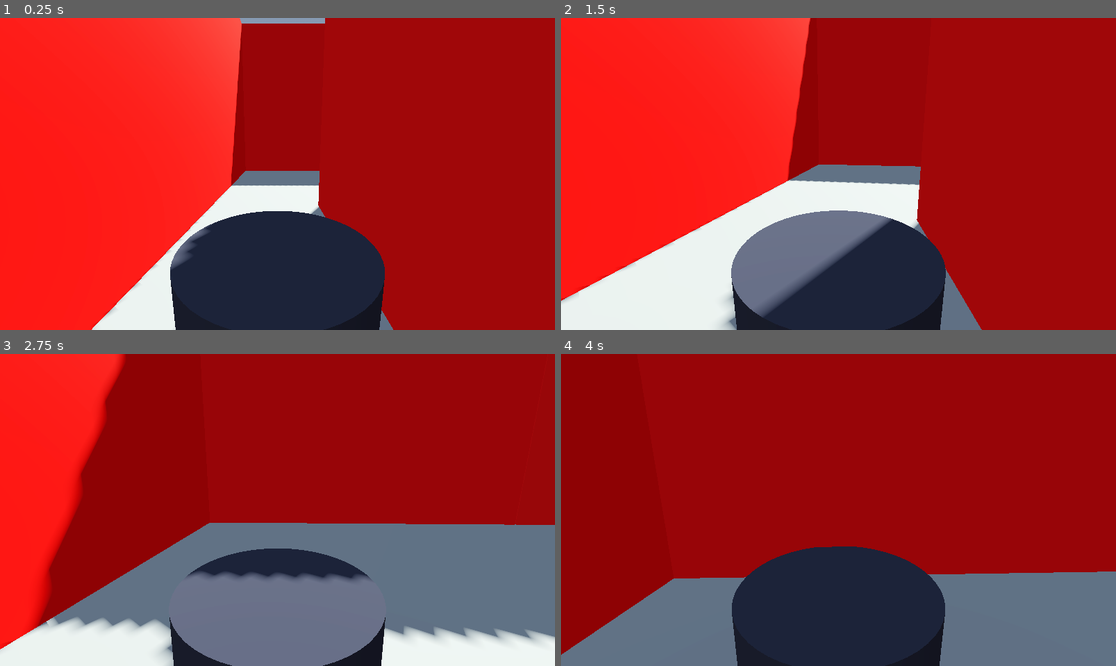
Above: before the commit, frames 1-4 (two rows, left to right).
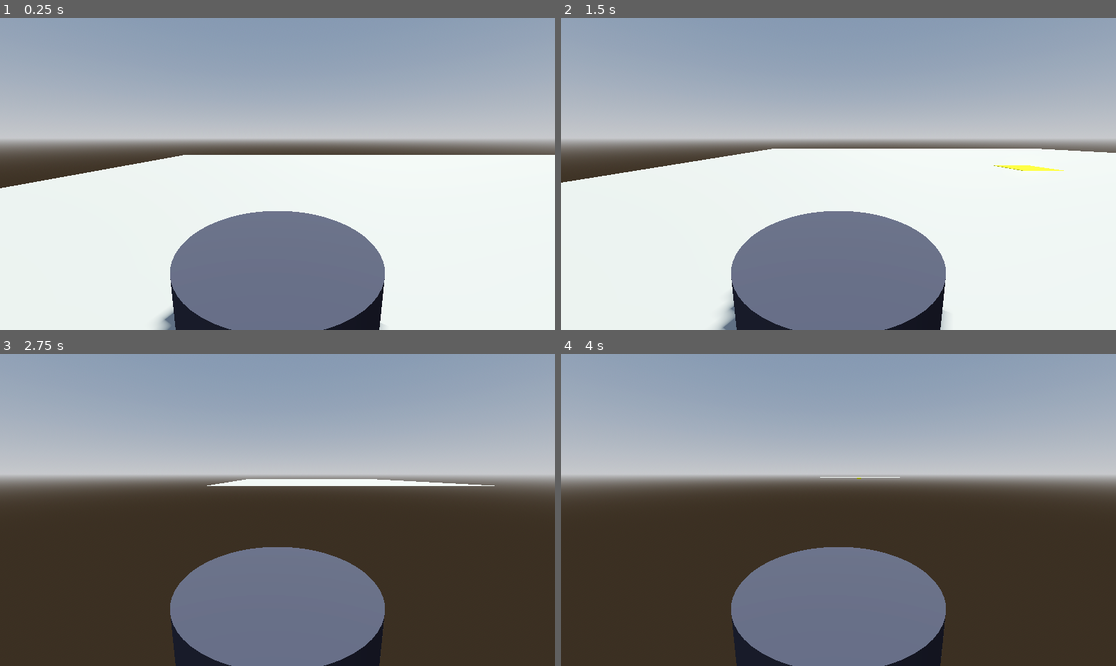
Above: after the commit, the same moments.

Repository: omaherne/turtlebot
Game: Godot game, scene res://levels/level_1.tscn
Same seed, same stepped clock (60 frames per second), same inputs: the game is played once before the commit and once after it. Before the commit the project starts from res://maze_game.tscn.
Inputs (mouse positions are in pixels of both pictures, inside the frame that each line leads up to):
- Up to frame 1 (0.25 s): no input
- Up to frame 2 (1.5 s): move the mouse to (866, 174) at 0.52 s; hold W (move_forward) from 0.53 s (still down); move the mouse to (810, 174) at 1.27 s
- Up to frame 3 (2.75 s): keep holding W (move_forward); move the mouse to (288, 503) at 2.02 s
- Up to frame 4 (4 s): keep holding W (move_forward); move the mouse to (832, 516) at 2.77 s; move the mouse to (877, 513) at 3.52 s

The runs differ from the first frame. In frame 1, 95% of the frame differs, in the area x 0-100%, y 0-100%; in frame 2, 84%; in frame 3, 89%; in frame 4, 99%.

Commit message:
Updates to game
Changed floors and walls to scenes. made improvements on win_pad. changed turtlebot movement but need to work on that

Diff:
--- a/turtlebot-simulation/icon.svg
+++ /dev/null
@@ -1 +0,0 @@
-<svg xmlns="http://www.w3.org/2000/svg" width="128" height="128"><rect width="124" height="124" x="2" y="2" fill="#363d52" stroke="#212532" stroke-width="4" rx="14"/><g fill="#fff" transform="translate(12.322 12.322)scale(.101)"><path d="M105 673v33q407 354 814 0v-33z"/><path fill="#478cbf" d="m105 673 152 14q12 1 15 14l4 67 132 10 8-61q2-11 15-15h162q13 4 15 15l8 61 132-10 4-67q3-13 15-14l152-14V427q30-39 56-81-35-59-83-108-43 20-82 47-40-37-88-64 7-51 8-102-59-28-123-42-26 43-46 89-49-7-98 0-20-46-46-89-64 14-123 42 1 51 8 102-48 27-88 64-39-27-82-47-48 49-83 108 26 42 56 81zm0 33v39c0 276 813 276 814 0v-39l-134 12-5 69q-2 10-14 13l-162 11q-12 0-16-11l-10-65H446l-10 65q-4 11-16 11l-162-11q-12-3-14-13l-5-69z"/><path d="M483 600c0 34 58 34 58 0v-86c0-34-58-34-58 0z"/><circle cx="725" cy="526" r="90"/><circle cx="299" cy="526" r="90"/></g><g fill="#414042" transform="translate(12.322 12.322)scale(.101)"><circle cx="307" cy="532" r="60"/><circle cx="717" cy="532" r="60"/></g></svg>
--- a/turtlebot-simulation/level_1.gdshader
+++ /dev/null
@@ -1,14 +0,0 @@
-shader_type spatial;
-
-void vertex() {
-	// Called for every vertex the material is visible on.
-}
-
-void fragment() {
-	// Called for every pixel the material is visible on.
-}
-
-//void light() {
-	// Called for every pixel for every light affecting the material.
-	// Uncomment to replace the default light processing function with this one.
-//}
--- a/turtlebot-simulation/level_1.tscn
+++ /dev/null
@@ -1,184 +0,0 @@
-[gd_scene load_steps=15 format=3 uid="uid://1xsjpa238mvr"]
-
-[ext_resource type="PackedScene" uid="uid://76swpw6vkqmf" path="res://turtle_bot.tscn" id="1_1s60s"]
-
-[sub_resource type="ProceduralSkyMaterial" id="ProceduralSkyMaterial_5hosa"]
-sky_horizon_color = Color(0.64625, 0.65575, 0.67075, 1)
-ground_horizon_color = Color(0.64625, 0.65575, 0.67075, 1)
-
-[sub_resource type="Sky" id="Sky_xrkwd"]
-sky_material = SubResource("ProceduralSkyMaterial_5hosa")
-
-[sub_resource type="Environment" id="Environment_cstau"]
-background_mode = 2
-sky = SubResource("Sky_xrkwd")
-tonemap_mode = 2
-glow_enabled = true
-
-[sub_resource type="BoxMesh" id="BoxMesh_ot1xg"]
-size = Vector3(10, 0.5, 10)
-
-[sub_resource type="BoxShape3D" id="BoxShape3D_eh1ty"]
-size = Vector3(10, 0.5, 10)
-
-[sub_resource type="StandardMaterial3D" id="StandardMaterial3D_hrrb3"]
-albedo_color = Color(1, 0, 0, 1)
-
-[sub_resource type="BoxMesh" id="BoxMesh_q7qnj"]
-material = SubResource("StandardMaterial3D_hrrb3")
-size = Vector3(1, 5, 5)
-
-[sub_resource type="BoxShape3D" id="BoxShape3D_wcnk1"]
-size = Vector3(1, 5, 5)
-
-[sub_resource type="StandardMaterial3D" id="StandardMaterial3D_kqyjw"]
-albedo_color = Color(1, 0.03, 0.03, 1)
-
-[sub_resource type="BoxMesh" id="BoxMesh_3msi8"]
-material = SubResource("StandardMaterial3D_kqyjw")
-size = Vector3(1, 5, 4)
-
-[sub_resource type="BoxShape3D" id="BoxShape3D_kbdu0"]
-size = Vector3(1, 5, 4)
-
-[sub_resource type="StandardMaterial3D" id="StandardMaterial3D_vhfph"]
-albedo_color = Color(1, 1, 0, 1)
-
-[sub_resource type="BoxMesh" id="BoxMesh_uugtv"]
-material = SubResource("StandardMaterial3D_vhfph")
-size = Vector3(2.5, 0.5, 1)
-
-[node name="Level 1" type="Node3D"]
-
-[node name="WorldEnvironment" type="WorldEnvironment" parent="."]
-environment = SubResource("Environment_cstau")
-
-[node name="DirectionalLight3D" type="DirectionalLight3D" parent="."]
-transform = Transform3D(-0.866024, -0.433016, 0.250001, 0, 0.499998, 0.866026, -0.500003, 0.749999, -0.43301, 0, 10, 0)
-light_color = Color(1, 1, 0.870588, 1)
-shadow_enabled = true
-
-[node name="TurtleBot" parent="." instance=ExtResource("1_1s60s")]
-transform = Transform3D(1, 0, 0, 0, 1, 0, 0, 0, 1, 18.2051, 1, 2.11047)
-linear_damp = 5.0
-
-[node name="Floor" type="StaticBody3D" parent="."]
-transform = Transform3D(1, 0, 0, 0, 1, 0, 0, 0, 1, 21, 0, 0)
-
-[node name="MeshInstance3D" type="MeshInstance3D" parent="Floor"]
-transform = Transform3D(1, 0, 0, 0, 1, 0, 0, 0, 1, 0, 0, -0.483867)
-mesh = SubResource("BoxMesh_ot1xg")
-
-[node name="CollisionShape3D" type="CollisionShape3D" parent="Floor"]
-transform = Transform3D(1, 0, 0, 0, 1, 0, 0, 0, 1, 0, 0, -0.483867)
-shape = SubResource("BoxShape3D_eh1ty")
-
-[node name="Wall" type="StaticBody3D" parent="."]
-transform = Transform3D(1, 0, 0, 0, 1, 0, 0, 0, 1, 19.456, 2.75, 2.5)
-
-[node name="MeshInstance3D" type="MeshInstance3D" parent="Wall"]
-transform = Transform3D(1, 0, 0, 0, 1, 0, 0, 0, 1, 0, 0, -0.483867)
-mesh = SubResource("BoxMesh_q7qnj")
-
-[node name="CollisionShape3D" type="CollisionShape3D" parent="Wall"]
-transform = Transform3D(1, 0, 0, 0, 1, 0, 0, 0, 1, 0, 0, -0.483867)
-shape = SubResource("BoxShape3D_wcnk1")
-
-[node name="Wall2" type="StaticBody3D" parent="."]
-transform = Transform3D(1, 0, 0, 0, 1, 0, 0, 0, 1, 16.5, 2.75, 2.5)
-
-[node name="MeshInstance3D" type="MeshInstance3D" parent="Wall2"]
-transform = Transform3D(1, 0, 0, 0, 1, 0, 0, 0, 1, 0, 0, -0.483867)
-mesh = SubResource("BoxMesh_q7qnj")
-
-[node name="CollisionShape3D" type="CollisionShape3D" parent="Wall2"]
-transform = Transform3D(1, 0, 0, 0, 1, 0, 0, 0, 1, 0, 0, -0.483867)
-shape = SubResource("BoxShape3D_wcnk1")
-
-[node name="Wall4" type="StaticBody3D" parent="."]
-transform = Transform3D(1, 0, 0, 0, 1, 0, 0, 0, 1, 16.5, 2.75, -2.5)
-
-[node name="MeshInstance3D" type="MeshInstance3D" parent="Wall4"]
-transform = Transform3D(1, 0, 0, 0, 1, 0, 0, 0, 1, 0, 0, -0.483867)
-mesh = SubResource("BoxMesh_q7qnj")
-
-[node name="CollisionShape3D" type="CollisionShape3D" parent="Wall4"]
-transform = Transform3D(1, 0, 0, 0, 1, 0, 0, 0, 1, 0, 0, -0.483867)
-shape = SubResource("BoxShape3D_wcnk1")
-
-[node name="Wall5" type="StaticBody3D" parent="."]
-transform = Transform3D(-4.37114e-08, 0, 1, 0, 1, 0, -1, 0, -4.37114e-08, 19.9501, 2.75, -5)
-
-[node name="MeshInstance3D" type="MeshInstance3D" parent="Wall5"]
-transform = Transform3D(1, 0, 0, 0, 1, 0, 0, 0, 1, 0, 0, -0.483867)
-mesh = SubResource("BoxMesh_q7qnj")
-
-[node name="CollisionShape3D" type="CollisionShape3D" parent="Wall5"]
-transform = Transform3D(1, 0, 0, 0, 1, 0, 0, 0, 1, 0, 0, -0.483867)
-shape = SubResource("BoxShape3D_wcnk1")
-
-[node name="Wall6" type="StaticBody3D" parent="."]
-transform = Transform3D(1, 0, 0, 0, 1, 0, 0, 0, 1, 25.5, 2.75, 2.5)
-
-[node name="MeshInstance3D" type="MeshInstance3D" parent="Wall6"]
-transform = Transform3D(1, 0, 0, 0, 1, 0, 0, 0, 1, 0, 0, -0.483867)
-mesh = SubResource("BoxMesh_q7qnj")
-
-[node name="CollisionShape3D" type="CollisionShape3D" parent="Wall6"]
-transform = Transform3D(1, 0, 0, 0, 1, 0, 0, 0, 1, 0, 0, -0.483867)
-shape = SubResource("BoxShape3D_wcnk1")
-
-[node name="Wall3" type="StaticBody3D" parent="."]
-transform = Transform3D(-4.37114e-08, 0, 1, 0, 1, 0, -1, 0, -4.37114e-08, 20.9737, -0.0224161, 0.00584221)
-
-[node name="MeshInstance3D" type="MeshInstance3D" parent="Wall3"]
-transform = Transform3D(1, 0, 0, 0, 1, 0, 0, 0, 1, 0, 2.75, 0)
-mesh = SubResource("BoxMesh_3msi8")
-
-[node name="CollisionShape3D" type="CollisionShape3D" parent="Wall3"]
-transform = Transform3D(1, 0, 0, 0, 1, 0, 0, 0, 1, 0, 2.75, 0)
-shape = SubResource("BoxShape3D_kbdu0")
-
-[node name="Wall7" type="StaticBody3D" parent="."]
-transform = Transform3D(-4.37114e-08, 0, 1, 0, 1, 0, -1, 0, -4.37114e-08, 24.0339, -0.0224161, 3.9896)
-
-[node name="MeshInstance3D" type="MeshInstance3D" parent="Wall7"]
-transform = Transform3D(1, 0, 0, 0, 1, 0, 0, 0, 1, 0, 2.75, -0.0315552)
-mesh = SubResource("BoxMesh_3msi8")
-
-[node name="CollisionShape3D" type="CollisionShape3D" parent="Wall7"]
-transform = Transform3D(1, 0, 0, 0, 1, 0, 0, 0, 1, 0, 2.75, 0)
-shape = SubResource("BoxShape3D_kbdu0")
-
-[node name="Wall8" type="StaticBody3D" parent="."]
-transform = Transform3D(1, 0, 0, 0, 1, 0, 0, 0, 1, 25.4308, -0.0224161, -2.16359)
-
-[node name="MeshInstance3D" type="MeshInstance3D" parent="Wall8"]
-transform = Transform3D(1, 0, 0, 0, 1, 0, 0, 0, 1, 0.0679398, 2.75, -0.306025)
-mesh = SubResource("BoxMesh_3msi8")
-
-[node name="CollisionShape3D" type="CollisionShape3D" parent="Wall8"]
-transform = Transform3D(1, 0, 0, 0, 1, 0, 0, 0, 1, 0.0269909, 2.75, -0.276571)
-shape = SubResource("BoxShape3D_kbdu0")
-
-[node name="Wall9" type="StaticBody3D" parent="."]
-transform = Transform3D(-4.37114e-08, 0, 1, 0, 1, 0, -1, 0, -4.37114e-08, 18.0096, -0.0224161, 3.87778)
-
-[node name="MeshInstance3D" type="MeshInstance3D" parent="Wall9"]
-transform = Transform3D(1, 0, 0, 0, 1, 0, 0, 0, 1, -0.0957932, 2.75, -0.0739765)
-mesh = SubResource("BoxMesh_3msi8")
-
-[node name="CollisionShape3D" type="CollisionShape3D" parent="Wall9"]
-transform = Transform3D(1, 0, 0, 0, 1, 0, 0, 0, 1, -0.0356722, 2.75, 0)
-shape = SubResource("BoxShape3D_kbdu0")
-
-[node name="MeshInstance3D" type="MeshInstance3D" parent="."]
-transform = Transform3D(-4.37114e-08, 0, 1, 0, 1, 0, -1, 0, -4.37114e-08, 23.9814, 2.75, -5.0057)
-mesh = SubResource("BoxMesh_3msi8")
-
-[node name="WinPad2" type="StaticBody3D" parent="."]
-transform = Transform3D(1, 0, 0, 0, 1, 0, 0, 0, 1, 22.5284, 0, 11.5547)
-
-[node name="MeshInstance3D" type="MeshInstance3D" parent="WinPad2"]
-transform = Transform3D(1, 0, 0, 0, 1, 0, 0, 0, 1, -1.567, 0.006, -7.50782)
-mesh = SubResource("BoxMesh_uugtv")
--- /dev/null
+++ b/turtlebot-simulation/levels/level_1.tscn
@@ -0,0 +1,36 @@
+[gd_scene load_steps=7 format=3 uid="uid://1xsjpa238mvr"]
+
+[ext_resource type="PackedScene" uid="uid://76swpw6vkqmf" path="res://turtle_bot/turtle_bot.tscn" id="1_ccamk"]
+[ext_resource type="PackedScene" uid="uid://bhpoulaa02qtu" path="res://objects/floor.tscn" id="2_xauym"]
+[ext_resource type="PackedScene" uid="uid://dfif4y1agnvdr" path="res://objects/win_pad.tscn" id="3_4dceo"]
+
+[sub_resource type="ProceduralSkyMaterial" id="ProceduralSkyMaterial_5hosa"]
+sky_horizon_color = Color(0.64625, 0.65575, 0.67075, 1)
+ground_horizon_color = Color(0.64625, 0.65575, 0.67075, 1)
+
+[sub_resource type="Sky" id="Sky_xrkwd"]
+sky_material = SubResource("ProceduralSkyMaterial_5hosa")
+
+[sub_resource type="Environment" id="Environment_cstau"]
+background_mode = 2
+sky = SubResource("Sky_xrkwd")
+tonemap_mode = 2
+glow_enabled = true
+
+[node name="Level 1" type="Node3D"]
+
+[node name="WorldEnvironment" type="WorldEnvironment" parent="."]
+environment = SubResource("Environment_cstau")
+
+[node name="DirectionalLight3D" type="DirectionalLight3D" parent="."]
+transform = Transform3D(-0.866024, -0.433016, 0.250001, 0, 0.499998, 0.866026, -0.500003, 0.749999, -0.43301, 0, 10, 0)
+light_color = Color(1, 1, 0.870588, 1)
+shadow_enabled = true
+
+[node name="TurtleBot" parent="." instance=ExtResource("1_ccamk")]
+transform = Transform3D(1, 0, 0, 0, 1, 0, 0, 0, 1, -5, 0.5, 0)
+
+[node name="Floor" parent="." instance=ExtResource("2_xauym")]
+transform = Transform3D(2, 0, 0, 0, 1, 0, 0, 0, 2, 0, 0, 0)
+
+[node name="WinPad" parent="." instance=ExtResource("3_4dceo")]
--- a/turtlebot-simulation/level2.tscn
+++ b/turtlebot-simulation/levels/level_2.tscn
@@ -1,10 +1,12 @@
-[gd_scene load_steps=15 format=3 uid="uid://dnvcqehdj1fug"]
+[gd_scene load_steps=14 format=3 uid="uid://dnvcqehdj1fug"]
 
-[ext_resource type="PackedScene" uid="uid://76swpw6vkqmf" path="res://turtle_bot.tscn" id="1_c7wtm"]
-[ext_resource type="Material" uid="uid://bijh4psf5cah6" path="res://new_procedural_sky_material.tres" id="1_yjnef"]
+[ext_resource type="PackedScene" uid="uid://76swpw6vkqmf" path="res://turtle_bot/turtle_bot.tscn" id="2_reb0t"]
+[ext_resource type="PackedScene" uid="uid://bhpoulaa02qtu" path="res://objects/floor.tscn" id="2_rsdxt"]
+
+[sub_resource type="ProceduralSkyMaterial" id="ProceduralSkyMaterial_udaem"]
 
 [sub_resource type="Sky" id="Sky_3v76h"]
-sky_material = ExtResource("1_yjnef")
+sky_material = SubResource("ProceduralSkyMaterial_udaem")
 process_mode = 1
 
 [sub_resource type="Environment" id="Environment_je644"]
@@ -14,12 +16,6 @@
 ambient_light_color = Color(0, 1, 1, 1)
 tonemap_mode = 2
 glow_enabled = true
-
-[sub_resource type="BoxMesh" id="BoxMesh_d1yfp"]
-size = Vector3(15, 0.5, 15)
-
-[sub_resource type="BoxShape3D" id="BoxShape3D_d46ul"]
-size = Vector3(15, 0.5, 15)
 
 [sub_resource type="StandardMaterial3D" id="StandardMaterial3D_5cfgw"]
 albedo_color = Color(1, 1, 0, 1)
@@ -48,12 +44,12 @@
 [sub_resource type="BoxShape3D" id="BoxShape3D_lbjij"]
 size = Vector3(5, 5, 1)
 
-[node name="Node3D" type="Node3D"]
+[node name="Level 2" type="Node3D"]
 
 [node name="WorldEnvironment" type="WorldEnvironment" parent="."]
 environment = SubResource("Environment_je644")
 
-[node name="TurtleBot" parent="." instance=ExtResource("1_c7wtm")]
+[node name="TurtleBot" parent="." instance=ExtResource("2_reb0t")]
 transform = Transform3D(1, 0, 0, 0, 1, 0, 0, 0, 1, 3.54235, 0.702648, 4.46316)
 linear_damp = 5.0
 
@@ -62,19 +58,8 @@
 light_color = Color(1, 1, 0.870588, 1)
 shadow_enabled = true
 
-[node name="Floor" type="StaticBody3D" parent="."]
-unique_name_in_owner = true
-transform = Transform3D(1, 0, 0, 0, 1, 0, 0, 0, 1, 0.150459, 0, 0)
-
-[node name="MeshInstance3D" type="MeshInstance3D" parent="Floor"]
-unique_name_in_owner = true
-transform = Transform3D(1, 0, 0, 0, 1, 0, 0, 0, 1, 0, 0, -0.483867)
-mesh = SubResource("BoxMesh_d1yfp")
-
-[node name="CollisionShape3D" type="CollisionShape3D" parent="Floor"]
-unique_name_in_owner = true
-transform = Transform3D(1, 0, 0, 0, 1, 0, 0, 0, 1, 0, 0, -0.483867)
-shape = SubResource("BoxShape3D_d46ul")
+[node name="Floor" parent="." instance=ExtResource("2_rsdxt")]
+transform = Transform3D(2, 0, 0, 0, 2, 0, 0, 0, 2, 0, 0, 0)
 
 [node name="WinPad" type="StaticBody3D" parent="."]
 
--- a/turtlebot-simulation/maze_game.tscn
+++ /dev/null
@@ -1,7 +0,0 @@
-[gd_scene load_steps=2 format=3 uid="uid://hv4d71dkwxvc"]
-
-[ext_resource type="PackedScene" uid="uid://1xsjpa238mvr" path="res://level_1.tscn" id="1_461ma"]
-
-[node name="Maze Game" type="Node3D"]
-
-[node name="Level 1" parent="." instance=ExtResource("1_461ma")]
--- a/turtlebot-simulation/new_procedural_sky_material.tres
+++ /dev/null
@@ -1,3 +0,0 @@
-[gd_resource type="ProceduralSkyMaterial" format=3 uid="uid://bijh4psf5cah6"]
-
-[resource]
--- /dev/null
+++ b/turtlebot-simulation/objects/floor.tscn
@@ -0,0 +1,14 @@
+[gd_scene load_steps=3 format=3 uid="uid://bhpoulaa02qtu"]
+
+[sub_resource type="PlaneMesh" id="PlaneMesh_xg3fx"]
+size = Vector2(10, 10)
+
+[sub_resource type="WorldBoundaryShape3D" id="WorldBoundaryShape3D_orfxb"]
+
+[node name="Floor" type="StaticBody3D"]
+
+[node name="MeshInstance3D" type="MeshInstance3D" parent="."]
+mesh = SubResource("PlaneMesh_xg3fx")
+
+[node name="CollisionShape3D" type="CollisionShape3D" parent="."]
+shape = SubResource("WorldBoundaryShape3D_orfxb")
--- /dev/null
+++ b/turtlebot-simulation/objects/wall.tscn
@@ -0,0 +1,20 @@
+[gd_scene load_steps=4 format=3 uid="uid://c8xb68biqbm3"]
+
+[sub_resource type="StandardMaterial3D" id="StandardMaterial3D_hrrb3"]
+albedo_color = Color(1, 0, 0, 1)
+
+[sub_resource type="BoxMesh" id="BoxMesh_q7qnj"]
+material = SubResource("StandardMaterial3D_hrrb3")
+size = Vector3(1, 5, 5)
+
+[sub_resource type="BoxShape3D" id="BoxShape3D_wcnk1"]
+size = Vector3(1, 5, 5)
+
+[node name="Wall" type="StaticBody3D"]
+transform = Transform3D(1, 0, 0, 0, 1, 0, 0, 0, 1, 0, 2.5, 0)
+
+[node name="MeshInstance3D" type="MeshInstance3D" parent="."]
+mesh = SubResource("BoxMesh_q7qnj")
+
+[node name="CollisionShape3D" type="CollisionShape3D" parent="."]
+shape = SubResource("BoxShape3D_wcnk1")
--- /dev/null
+++ b/turtlebot-simulation/objects/win_pad.gd
@@ -0,0 +1,10 @@
+extends Area3D
+
+const FILE_START = "res://levels/level_"
+
+func _on_body_entered(body: Node3D) -> void:
+	if body.is_in_group("TurtleBot"):
+		var current_scene_file = get_tree().current_scene.scene_file_path
+		var next_level_number = current_scene_file.to_int() + 1
+		var next_level_path = FILE_START + str(next_level_number) + ".tscn"
+		get_tree().change_scene_to_file(next_level_path)
--- /dev/null
+++ b/turtlebot-simulation/objects/win_pad.tscn
@@ -0,0 +1,25 @@
+[gd_scene load_steps=5 format=3 uid="uid://dfif4y1agnvdr"]
+
+[ext_resource type="Script" path="res://objects/win_pad.gd" id="1_y31gd"]
+
+[sub_resource type="StandardMaterial3D" id="StandardMaterial3D_vhfph"]
+albedo_color = Color(1, 1, 0, 1)
+
+[sub_resource type="BoxMesh" id="BoxMesh_uugtv"]
+material = SubResource("StandardMaterial3D_vhfph")
+size = Vector3(1, 0.5, 1)
+
+[sub_resource type="BoxShape3D" id="BoxShape3D_gptbn"]
+size = Vector3(1, 0.5, 1)
+
+[node name="WinPad" type="Area3D"]
+transform = Transform3D(1, 0, 0, 0, 1, 0, 0, 0, 1, 0, -0.24, 0)
+script = ExtResource("1_y31gd")
+
+[node name="MeshInstance3D" type="MeshInstance3D" parent="."]
+mesh = SubResource("BoxMesh_uugtv")
+
+[node name="CollisionShape3D" type="CollisionShape3D" parent="."]
+shape = SubResource("BoxShape3D_gptbn")
+
+[connection signal="body_entered" from="." to="." method="_on_body_entered"]
--- a/turtlebot-simulation/project.godot
+++ b/turtlebot-simulation/project.godot
@@ -11,15 +11,18 @@
 [application]
 
 config/name="TurtleBot Simulation"
-run/main_scene="res://maze_game.tscn"
+run/main_scene="res://levels/level_1.tscn"
 config/features=PackedStringArray("4.3", "Forward Plus")
-config/icon="res://icon.svg"
 
 [display]
 
 window/size/viewport_width=1920
 window/size/viewport_height=1080
 window/size/mode=2
+
+[global_group]
+
+TurtleBot="Bot"
 
 [input]
 
@@ -29,13 +32,13 @@
 , Object(InputEventKey,"resource_local_to_scene":false,"resource_name":"","device":-1,"window_id":0,"alt_pressed":false …(186 unchanged characters)…
 ]
 }
-move_left={
+rotate_left={
 "deadzone": 0.5,
 "events": [Object(InputEventKey,"resource_local_to_scene":false,"resource_name":"","device":-1,"window_id":0,"alt_press …(191 unchanged characters)…
 , Object(InputEventKey,"resource_local_to_scene":false,"resource_name":"","device":-1,"window_id":0,"alt_pressed":false …(186 unchanged characters)…
 ]
 }
-move_right={
+rotate_right={
 "deadzone": 0.5,
 "events": [Object(InputEventKey,"resource_local_to_scene":false,"resource_name":"","device":-1,"window_id":0,"alt_press …(192 unchanged characters)…
 , Object(InputEventKey,"resource_local_to_scene":false,"resource_name":"","device":-1,"window_id":0,"alt_pressed":false …(186 unchanged characters)…
--- a/turtlebot-simulation/turtle_bot.gd
+++ /dev/null
@@ -1,41 +0,0 @@
-extends RigidBody3D
-
-var mouse_sensitivity := 0.001
-var twist_input := 0.0
-var pitch_input := 0.0
-
-@onready var twist_pivot := $TwistPivot
-@onready var pitch_pivot := $TwistPivot/PitchPivot
-
-func _ready() -> void:
-	Input.set_mouse_mode(Input.MOUSE_MODE_CAPTURED)
-#hello owen
-
-# Define the target position for teleportation
-var target_position := Vector3(20.5, 0, 4.0)  # Change these values as needed
-var teleport_scene := "res://level2.tscn"  # Path to the scene you want to teleport to
-
-func _physics_process(delta: float) -> void:
-	var input := Vector3.ZERO
-	input.x = Input.get_axis("move_left", "move_right") # moves the bot left instead of turning, will get to it later
-	input.z = Input.get_axis("move_forward", "move_backward")
-
-	apply_central_force(twist_pivot.basis * input * 1200.0 * delta) # basis aligns with camera so the player moves relative to camera perspective
-
-	if global_transform.origin.distance_to(target_position) < 1.25:
-		get_tree().change_scene_to_file("res://level2.tscn")
-
-	if Input.is_action_just_pressed("ui_cancel"):
-		Input.set_mouse_mode(Input.MOUSE_MODE_VISIBLE)
-
-	twist_pivot.rotate_y(twist_input)
-	pitch_pivot.rotate_x(pitch_input)
-	pitch_pivot.rotation.x = clamp(pitch_pivot.rotation.x, deg_to_rad(-30), deg_to_rad(30)) # keeps the camera from going below the bot (30 degrees)
-	twist_input = 0.0
-	pitch_input = 0.0
-
-func _unhandled_input(event: InputEvent) -> void:
-	if event is InputEventMouseMotion:
-		if Input.get_mouse_mode() == Input.MOUSE_MODE_CAPTURED:
-			twist_input = - event.relative.x * mouse_sensitivity
-			pitch_input = - event.relative.y * mouse_sensitivity
--- a/turtlebot-simulation/turtle_bot.tscn
+++ /dev/null
@@ -1,32 +0,0 @@
-[gd_scene load_steps=5 format=3 uid="uid://76swpw6vkqmf"]
-
-[ext_resource type="Script" path="res://turtle_bot.gd" id="1_tqup1"]
-
-[sub_resource type="StandardMaterial3D" id="StandardMaterial3D_xgj67"]
-albedo_color = Color(0.196078, 0.196078, 0.254902, 1)
-
-[sub_resource type="CylinderMesh" id="CylinderMesh_7qe2u"]
-material = SubResource("StandardMaterial3D_xgj67")
-height = 0.25
-
-[sub_resource type="ConvexPolygonShape3D" id="ConvexPolygonShape3D_2s888"]
-points = PackedVector3Array(0.144611, 0.125, 0.448612, -0.0895657, -0.125, -0.478058, -0.0867667, 0.125, -0.463119, -0.46299, -0.125, 0.14937, 0.478058, -0.125, 0.0895657, 0.405183, 0.125, -0.245884, -0.463119, 0.125, -0.0867667, 0.0895657, -0.125, 0.478058, -0.289404, 0.125, 0.376261, 0.304512, -0.112224, -0.395903, -0.388399, -0.125, -0.298739, 0.405183, 0.125, 0.245884, -0.194106, -0.125, 0.448109, 0.298739, -0.125, 0.388305, 0.18804, 0.125, -0.434106, -0.289404, 0.125, -0.376261, 0.448109, -0.125, -0.194106, 0.463119, 0.125, -0.0867667, -0.434106, 0.125, 0.188131, -0.0867667, 0.125, 0.463119, -0.388399, -0.125, 0.298739, -0.478058, -0.125, -0.0895657, 0.0895657, -0.125, -0.478058, -0.25391, -0.125, -0.418254, -0.405183, 0.125, -0.245975, 0.418254, -0.125, 0.253816, 0.289404, 0.125, 0.376171, 0.463119, 0.125, 0.0867667, -0.463119, 0.125, 0.0867667, 0.289404, 0.125, -0.376171, 0.478058, -0.125, -0.0895657, -0.0895657, -0.125, 0.478058)
-
-[node name="TurtleBot" type="RigidBody3D"]
-script = ExtResource("1_tqup1")
-
-[node name="MeshInstance3D" type="MeshInstance3D" parent="."]
-mesh = SubResource("CylinderMesh_7qe2u")
-
-[node name="CollisionShape3D" type="CollisionShape3D" parent="."]
-shape = SubResource("ConvexPolygonShape3D_2s888")
-
-[node name="TwistPivot" type="Node3D" parent="."]
-transform = Transform3D(1, 0, 0, 0, 1, 0, 0, 0, 1, 0, 0.5, 0)
-
-[node name="PitchPivot" type="Node3D" parent="TwistPivot"]
-transform = Transform3D(1, 0, 0, 0, 0.984808, 0.173648, 0, -0.173648, 0.984808, 0, 0, 0)
-
-[node name="Camera3D" type="Camera3D" parent="TwistPivot/PitchPivot"]
-transform = Transform3D(1, 0, 0, 0, 1, 0, 0, 0, 1, 0, 0, 1)
-current = true
--- /dev/null
+++ b/turtlebot-simulation/turtle_bot/turtle_bot.gd
@@ -0,0 +1,22 @@
+extends RigidBody3D
+
+var velocity := 100
+var rotate_value := 0.75
+
+@onready var twist_pivot := $TwistPivot
+@onready var pitch_pivot := $TwistPivot/PitchPivot
+
+func _ready() -> void:
+	Input.set_mouse_mode(Input.MOUSE_MODE_CAPTURED)
+
+func _physics_process(delta: float) -> void:
+	var input_direction = Vector3.ZERO
+	var input_rotate
+	input_direction.z = Input.get_axis("move_backward", "move_forward") # -1 for backwards, 1 for forwards
+	input_rotate = Input.get_axis("rotate_right", "rotate_left") # -1 for right, 1 for left
+
+	apply_force(input_direction * 1200.0 * delta)
+	rotate_y(input_rotate * rotate_value * delta)
+
+	if Input.is_action_just_pressed("ui_cancel"):
+		Input.set_mouse_mode(Input.MOUSE_MODE_VISIBLE)
--- /dev/null
+++ b/turtlebot-simulation/turtle_bot/turtle_bot.tscn
@@ -0,0 +1,33 @@
+[gd_scene load_steps=5 format=3 uid="uid://76swpw6vkqmf"]
+
+[ext_resource type="Script" path="res://turtle_bot/turtle_bot.gd" id="1_tqup1"]
+
+[sub_resource type="StandardMaterial3D" id="StandardMaterial3D_xgj67"]
+albedo_color = Color(0.196078, 0.196078, 0.254902, 1)
+
+[sub_resource type="CylinderMesh" id="CylinderMesh_7qe2u"]
+material = SubResource("StandardMaterial3D_xgj67")
+height = 0.25
+
+[sub_resource type="CylinderShape3D" id="CylinderShape3D_xx8g1"]
+height = 0.25
+
+[node name="TurtleBot" type="RigidBody3D" groups=["TurtleBot"]]
+transform = Transform3D(1, 0, 0, 0, 1, 0, 0, 0, 1, 0, 0.125, 0)
+script = ExtResource("1_tqup1")
+
+[node name="MeshInstance3D" type="MeshInstance3D" parent="."]
+mesh = SubResource("CylinderMesh_7qe2u")
+
+[node name="CollisionShape3D" type="CollisionShape3D" parent="."]
+shape = SubResource("CylinderShape3D_xx8g1")
+
+[node name="TwistPivot" type="Node3D" parent="."]
+transform = Transform3D(1, 0, 0, 0, 1, 0, 0, 0, 1, 0, 0.5, 0)
+
+[node name="PitchPivot" type="Node3D" parent="TwistPivot"]
+transform = Transform3D(1, 0, 0, 0, 0.984808, 0.173648, 0, -0.173648, 0.984808, 0, 0, 0)
+
+[node name="Camera3D" type="Camera3D" parent="TwistPivot/PitchPivot"]
+transform = Transform3D(1, 0, 0, 0, 1, 0, 0, 0, 1, 0, 0, 1)
+current = true
Not shown, removed: turtlebot-simulation/icon.svg.import
Not shown, added: turtlebot-simulation/turtle_bot/tur4BD4.tmp
Not shown, added: turtlebot-simulation/turtle_bot/tur696E.tmp
